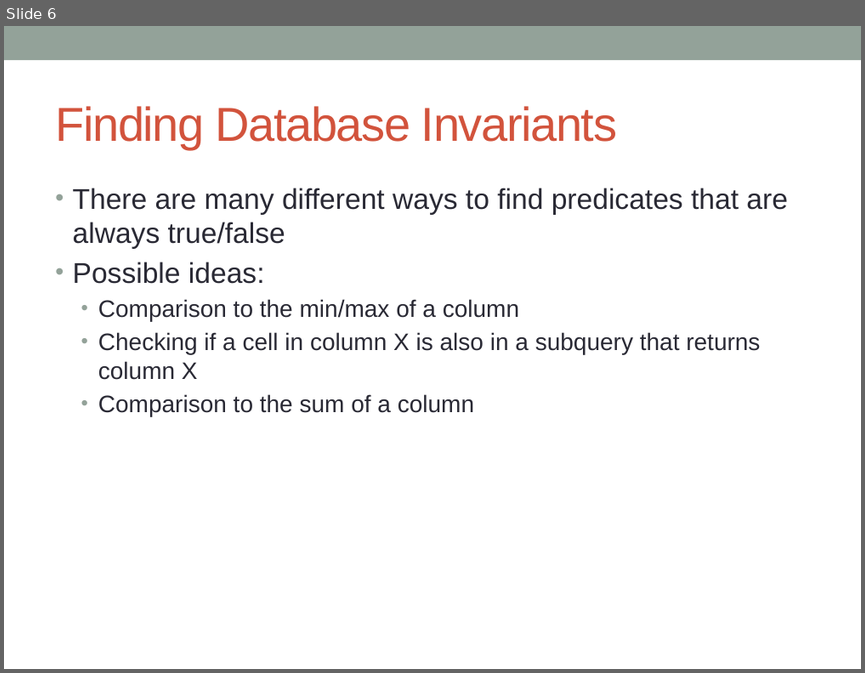
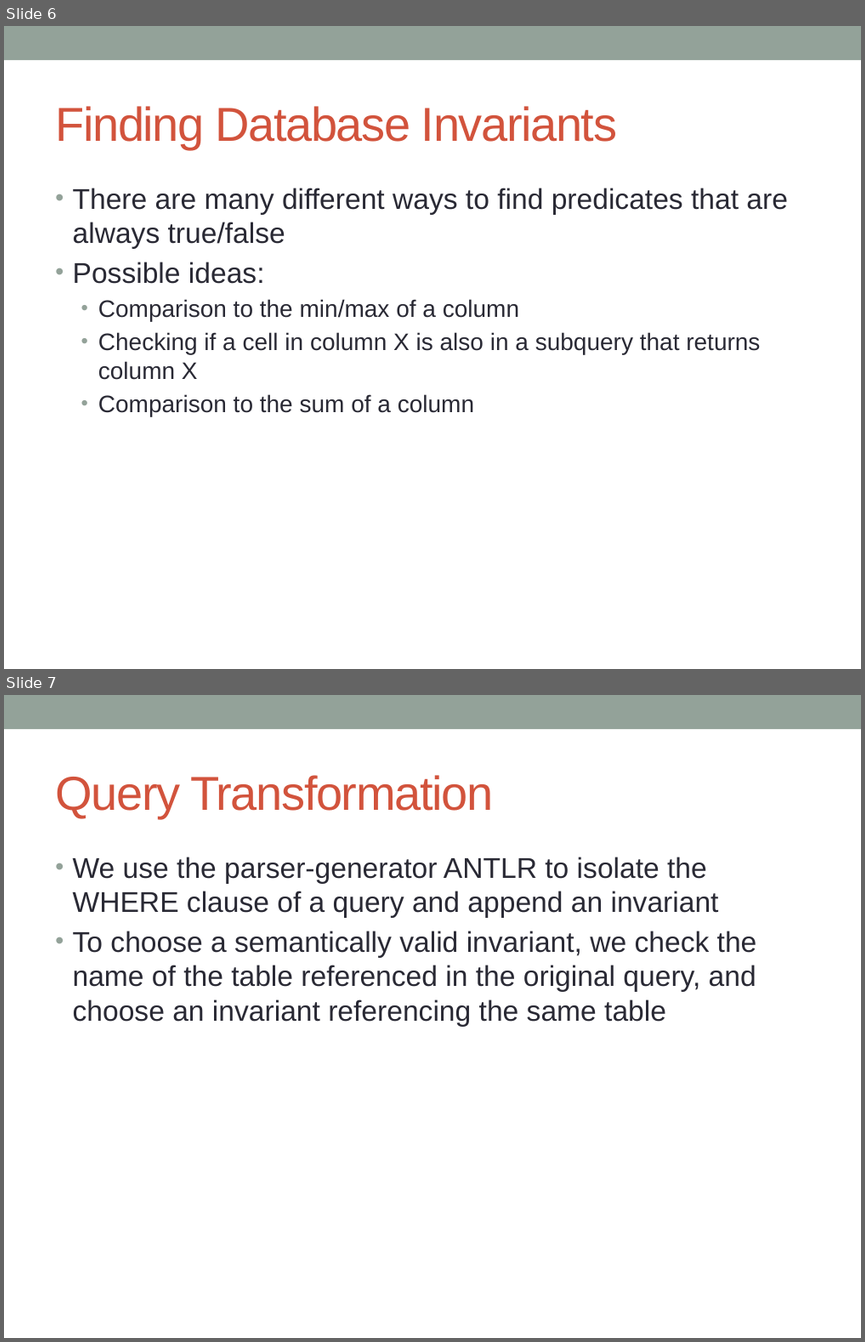
Before and after one commit to benmishkanian/sqltransform, a slide deck: sqltransformpresentation.pptx. Shown one above the other, each under a label of ours: slide 6 before the commit, slides 6 and 7 after it. The pictures are 865x673 and 865x1342 pixels, drawn with LibreOffice and Linux fonts; fonts in the diff are those of the drawing. Boxes give left, top, right and bottom in pixels: in the first picture for what was removed or moved away, otherwise in the second. Text is boxed around its words. In the diff, an @@ line names an element or a change of style, - is before the commit and + after.

Commit message:
mostly done presentation

```diff
--- a/sqltransformpresentation.pptx
+++ b/sqltransformpresentation.pptx
@@ slide 7 added at box(4, 695, 861, 1338), background #FFFFFF; not listed: 1 template element that a slide beside it also shows @@
@@ title added at box(55, 775, 493, 818), 40 pt, text #D2533C @@
+Query Transformation
@@ text added at box(73, 857, 757, 1027), 24 pt, text #292934 @@
+• We use the parser-generator ANTLR to isolate the WHERE clause of a query and append an invariant
+• To choose a semantically valid invariant, we check the name of the table referenced in the original query, and choose an invariant referencing the same table
```
